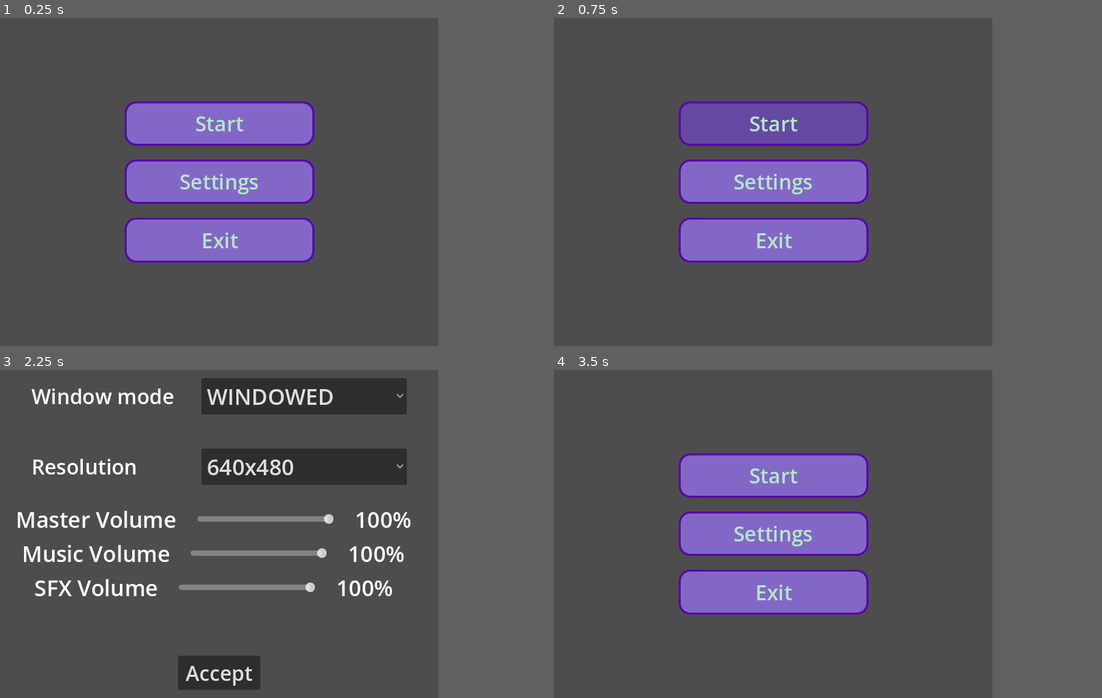
Above: before the commit, frames 1-4 (two rows, left to right).
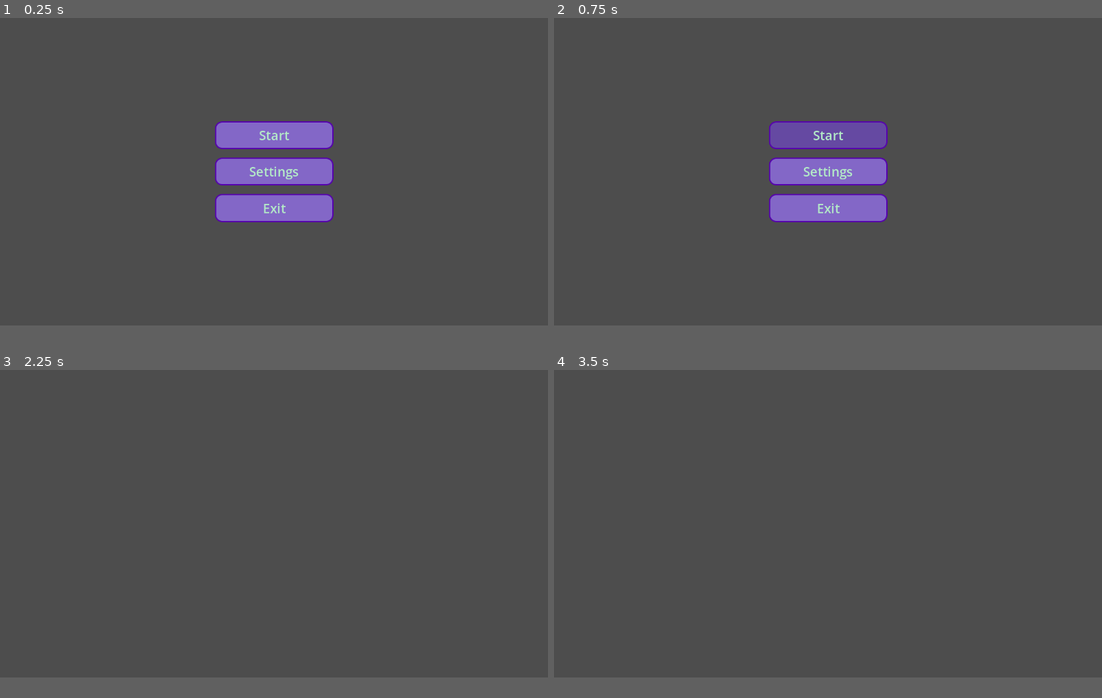
Above: after the commit, the same moments.

Repository: C0ldSt33l/Animal-raft
Game: Godot game, scene res://main_menu/main_menu.tscn
Two runs of this game, one before a commit and one after it. Both use one fixed random seed, a clock stepped at 60 frames per second and the inputs below. After the commit the project has no main scene; this scene is started directly in both runs.
Inputs (mouse positions are in pixels of both pictures, inside the frame that each line leads up to):
- Up to frame 1 (0.25 s): no input
- Up to frame 2 (0.75 s): click "Start" at 0.5 s
- Up to frame 3 (2.25 s): click "Start" at 1.25 s; click "Settings" at 2 s
- Up to frame 4 (3.5 s): click (773, 671) at 2.75 s, where only the run before the commit has a clickable "Accept"
In our replay, the window is 640x480 before the commit and 800x450 after it. These sizes can differ from the game's own. Grey fills any space a smaller window leaves; there, only what the larger window draws over its background counts as a difference.

The runs differ from the first frame. In frame 1, 14% of the frame differs, in the area x 22-61%, y 25-75%; in frame 2, 14%; in frame 3, 14%, in the area x 3-75%, y 2-98%; in frame 4, 14%.
Error after the commit: Parse Error: Identifier "Settings" not declared in the current scope. (res://main_menu/settings_menu.gd:23)

Commit message:
add class `Cell` and partly implement class `Ark`

Diff:
--- a/SettingsConf.gd
+++ b/SettingsConf.gd
@@ -19,8 +19,12 @@
 var music_volume: int = 100
 var sfx_volume: int = 100
 
+var is_run := false
+
 
 func _ready() -> void:
+	if !is_run:
+		return
 	# print(self.get_property_list())
 	self._print_settings()
 	if !FileAccess.file_exists(self.SAVE_FILE_PATH):
--- /dev/null
+++ b/ark/ark.gd
@@ -0,0 +1,33 @@
+class_name Ark
+extends Node2D
+
+
+const ARRAY_SIZE := Vector2i(7, 7)
+const CENTRAL_CELL_POS := Vector2i(3, 3)
+var cells: Array[Cell] = []
+
+@export var health: int
+@export var speed: int
+@export var fov: float
+
+
+func change_cell(pos: Vector2i, new_cell: Cell) -> void:
+	print('pos: ', pos)
+	print('new cell: ', new_cell)
+	print('old cell: ', self.get_cell(pos))
+
+
+func get_cell(pos: Vector2i) -> Cell:
+	var line := pos.x * self.ARRAY_SIZE.x
+	var col := pos.y
+
+	return self.cells[line + col]
+
+
+func _swap_cells(pos_1: Vector2i, pos_2: Vector2i) -> void:
+	var cell_1 := self.get_cell(pos_1)
+	var cell_2 := self.get_cell(pos_2)
+
+	var tmp_pos := cell_1.position
+	cell_1.position = cell_2.position
+	cell_2.position = tmp_pos
--- /dev/null
+++ b/ark/ark.tscn
@@ -0,0 +1,7 @@
+[gd_scene load_steps=2 format=3 uid="uid://ctdk6gh38vany"]
+
+[ext_resource type="Script" path="res://ark/ark.gd" id="1_hyjvb"]
+
+[node name="Ark" type="Node2D"]
+position = Vector2(940, 357)
+script = ExtResource("1_hyjvb")
--- /dev/null
+++ b/ark/cell.gd
@@ -0,0 +1,49 @@
+class_name Cell
+extends Sprite2D
+
+
+enum MATERIAL_TYPE {
+	VOID = -1,
+	BRANCH,
+	WOOD,
+}
+
+const CELL_SIZE := Vector2i(64, 64)
+const CELL_HP_ARRAY := [50, 100]
+
+@export var health: int
+
+var store_unit = null
+var material_type: MATERIAL_TYPE
+
+var enabled: bool
+
+func _init(type: MATERIAL_TYPE, pos: Vector2i, enable: bool = true) -> void:
+	self.material_type = type
+	self.health = self.CELL_HP_ARRAY[type]
+	self.position = pos
+	self.enabled = enable
+
+
+func _ready() -> void:
+	self.texture = null
+	pass
+
+
+func _draw() -> void:
+	const width := 4.0
+
+	var rect := Rect2(Vector2.ZERO, self.CELL_SIZE)
+	rect.size.x -= width
+	rect.size.y -= width
+	rect.position -= rect.size / 2
+
+	draw_rect(rect, Color.BLACK, false, width)
+
+	if self.store_unit:
+		self.store_unit._draw()
+
+
+func attach_unit(unit: Variant) -> void:
+	print('unit is attached')
+	self.store_unit = unit
--- /dev/null
+++ b/ark/cell.tscn
@@ -0,0 +1,16 @@
+[gd_scene load_steps=2 format=3 uid="uid://dchjls84gte1i"]
+
+[ext_resource type="Script" path="res://ark/cell.gd" id="1_6412g"]
+
+[node name="Cell" type="Sprite2D"]
+position = Vector2(563, 317)
+script = ExtResource("1_6412g")
+
+[node name="Label" type="Label" parent="."]
+offset_left = -32.0
+offset_top = -32.0
+offset_right = 32.0
+offset_bottom = 32.0
+text = "Cell"
+horizontal_alignment = 1
+vertical_alignment = 1
--- a/main_menu/main_menu.tscn
+++ b/main_menu/main_menu.tscn
@@ -1,8 +1,7 @@
-[gd_scene load_steps=9 format=3 uid="uid://c50lyh88hhps5"]
+[gd_scene load_steps=8 format=3 uid="uid://c50lyh88hhps5"]
 
 [ext_resource type="Script" path="res://main_menu/main_menu.gd" id="1_gon6s"]
 [ext_resource type="PackedScene" uid="uid://b2v6uo0ntlf76" path="res://main_menu/settings_menu.tscn" id="2_18tsl"]
-[ext_resource type="AudioStream" uid="uid://btlulam85n7o2" path="res://assets/music/main menu (need to replace).mp3" id="3_idwi4"]
 
 [sub_resource type="StyleBoxFlat" id="StyleBoxFlat_aur20"]
 bg_color = Color(0.6, 0.6, 0.6, 0)
@@ -126,10 +125,7 @@
 layout_mode = 1
 
 [node name="Music" type="AudioStreamPlayer" parent="."]
-stream = ExtResource("3_idwi4")
 autoplay = true
-bus = &"Music"
-parameters/looping = true
 
 [node name="SoundEffect" type="AudioStreamPlayer" parent="."]
 
--- a/project.godot
+++ b/project.godot
@@ -11,13 +11,12 @@
 [application]
 
 config/name="Animal raft"
-run/main_scene="res://main_menu/main_menu.tscn"
 config/features=PackedStringArray("4.3", "Forward Plus")
 config/icon="res://icon.svg"
 
 [autoload]
 
-Settings="*res://SettingsConf.gd"
+Settings="res://SettingsConf.gd"
 
 [display]
 
Binary file added: ark/cell_placeholder.jpg
Not shown, added: ark/cell_placeholder.jpg.import
Not shown, changed: .gitignore
